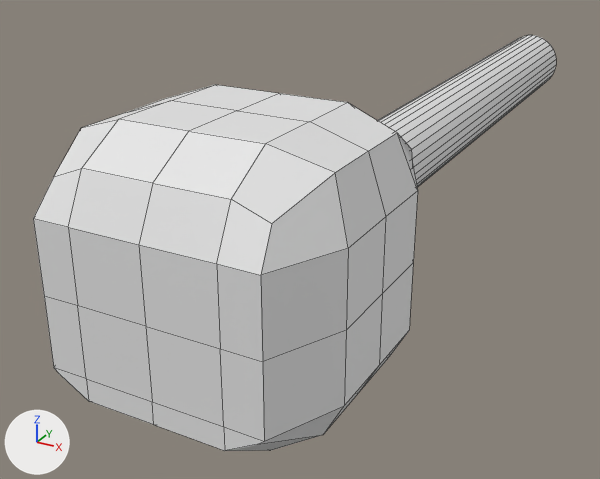
The FBX model Assets/Prefabs/leb.fbx as it was, and as the next commit left it.
Camera for both pictures: a 50 mm camera at (2.18, -3.33, 1.85) aimed at (-0.64, 1.79, -0.71). Every picture has the same lights, and +X, +Y and +Z are marked at lower left. Mesh edges are drawn as thin lines.

Script lines for the objects in view, before the commit:
```python
me_cube_001 = bpy.data.meshes.new('Cube.001')
me_cube_001.from_pydata(...)  # 161 vertices, 166 faces; spans x -0.8..0.8, y -0.8..5.8, z -0.8..0.8
me_cube_001.materials.append(mat_material)  # white #e7e7e7
ob_cube = bpy.data.objects.new('Cube', me_cube_001)
ob_cube.location = (0.0, 0.0, 0.0)
```
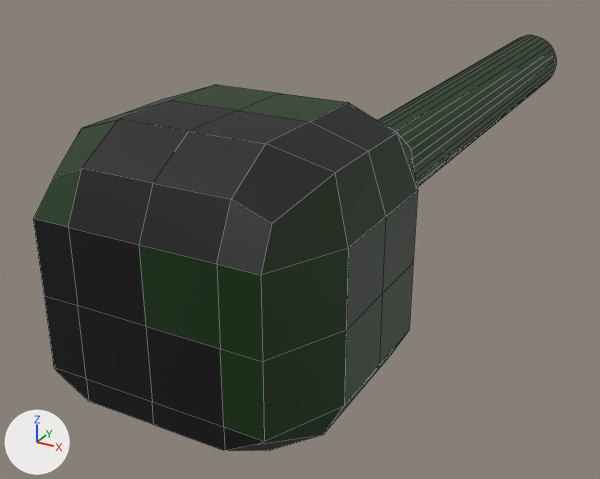
What changed in the scene script:
```text
Add mat_green:
    mat_green = principled_material('Green')
    mat_green.base_color = (0.00219, 0.031, 0.0)  # dark green #073100
Add mat_green2:
    mat_green2 = principled_material('green2')
    mat_green2.base_color = (0.00547, 0.0204, 0.00268)  # black #112709
Add mat_black:
    mat_black = principled_material('Black')
    mat_black.base_color = (0.0, 0.0, 0.0)  # black #000000
Change me_cube_001:
    used by ob_cube; location = (0.0, 0.0, 0.0)
    remove me_cube_001.from_pydata(...)  # 161 vertices, 166 faces; spans x -0.8..0.8, y -0.8..5.8, z -0.8..0.8
    add me_cube_001.from_pydata(...)  # 165 vertices, 170 faces; spans x -0.8..0.8, y -0.8..5.8, z -0.8..0.8
    me_cube_001 part 1
    8 faces are deleted
    4 vertices are added at (-0.7, 0.0, 0.7), (-0.7, -0.34, 0.7), (-0.4, 0.0, 0.8), (-0.4, -0.4, 0.8)
    2 new faces join them, mat_green2 (black #112709)
    5 new faces join them, mat_green (dark green #073100)
    2 new faces join them, mat_black (black #000000)
    3 new faces join them, mat_material (white #e7e7e7)
    me_cube_001 part 2: 59 faces spanning x -0.8..0.8, y -0.8..5.8, z -0.6..0.8 switch from mat_material (white #e7e7e7) to mat_green (dark green #073100)
    me_cube_001 part 3: 32 faces spanning x -0.8..0.7, y -0.8..0.8, z -0.8..0.8 switch from mat_material (white #e7e7e7) to mat_black (black #000000)
    me_cube_001 part 4: 67 faces spanning x -0.8..0.8, y -0.8..1.0, z -0.8..0.8 switch from mat_material (white #e7e7e7) to mat_green2 (black #112709)
```

Location of each change, (x1, y1, x2, y2) in pixels of the pictures (600 x 479 px; the box of a moved part takes in the faces that stretch with it):
part 1 of me_cube_001, moved or reshaped: (54, 85, 278, 183) in both
part 2 of me_cube_001, recoloured (white to black): (33, 35, 556, 444) in both
part 3 of me_cube_001, recoloured (white to black): (33, 102, 397, 451) in both
part 4 of me_cube_001, recoloured (white to black): (261, 133, 418, 330) in both
